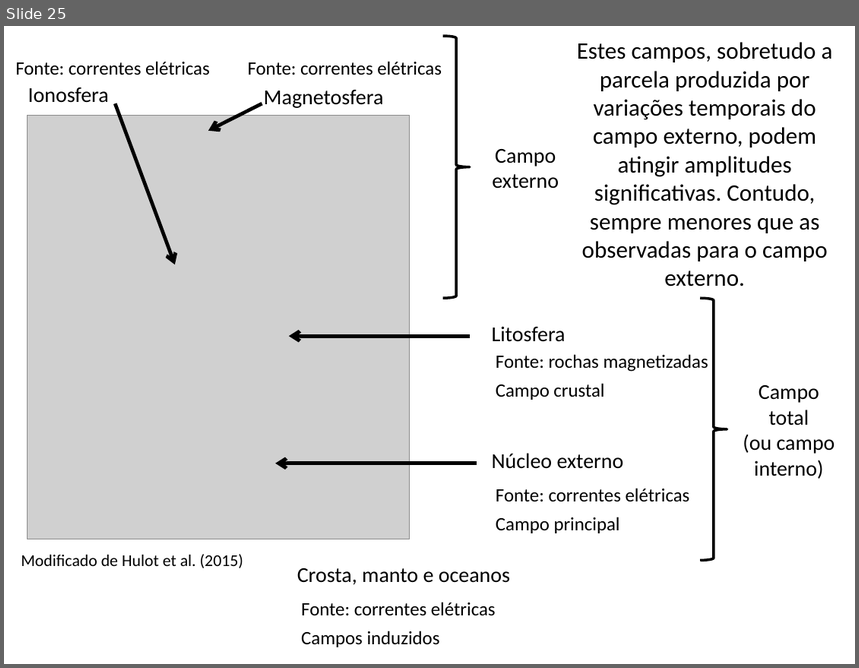
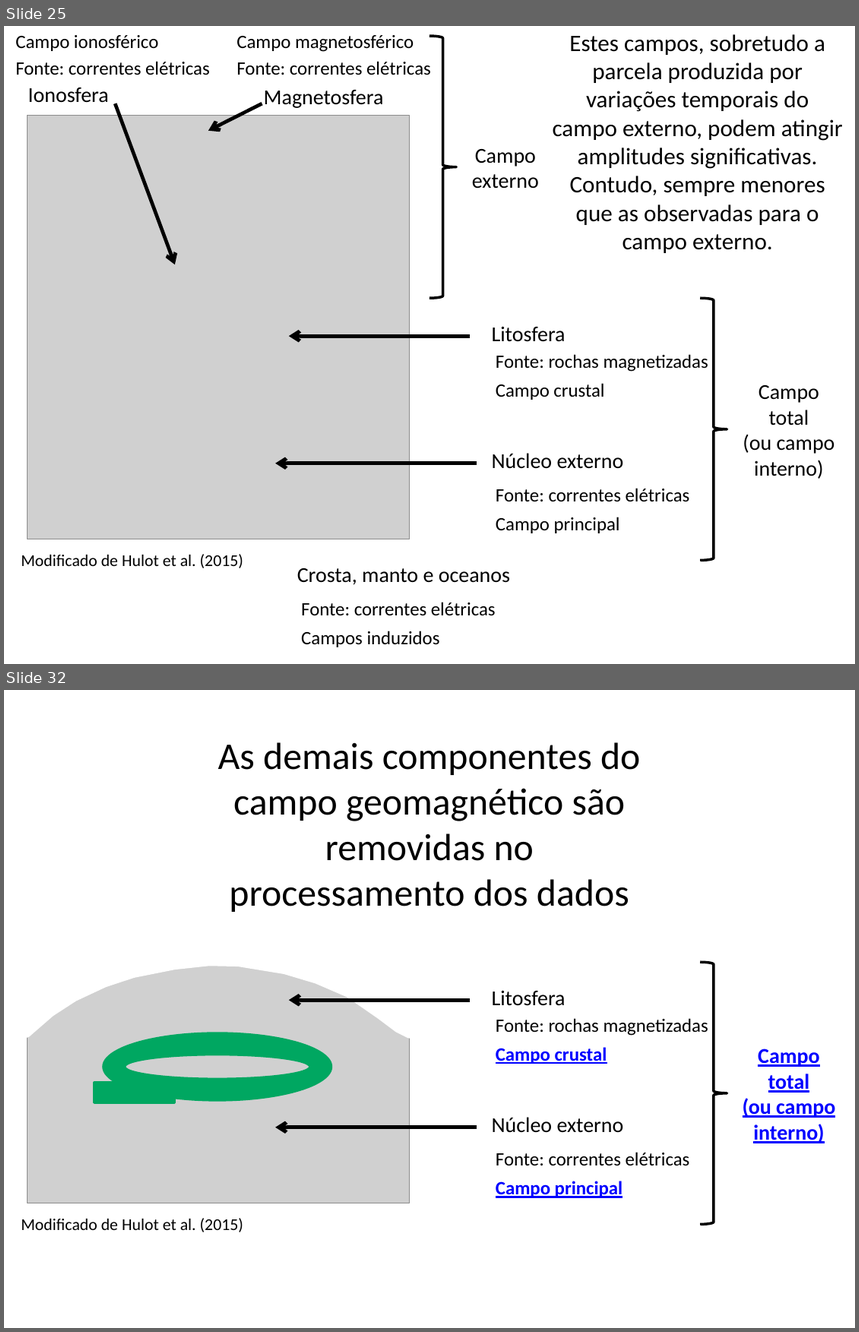
Before and after one commit to pinga-lab/CE-VII-SimBGf-2016, a slide deck: slides/4_anomalia_campo_total.pptx. Shown one above the other, each under a label of ours: slide 25 before the commit, slides 25 and 32 after it; the slides between them are not shown. The pictures are 859x668 and 859x1332 pixels, drawn with LibreOffice and Linux fonts; fonts in the diff are those of the drawing; grey boxes stand for pictures. Boxes give left, top, right and bottom in pixels: in the first picture for what was removed or moved away, otherwise in the second. Text is boxed around its words. In the diff, an @@ line names an element or a change of style, - is before the commit and + after.

Commit message:
descricao qualitativa da anomalia de campo total

```diff
--- a/slides/4_anomalia_campo_total.pptx
+++ b/slides/4_anomalia_campo_total.pptx
@@ slide 32 added at box(4, 690, 855, 1328), background #FFFFFF @@
@@ text added at box(218, 742, 640, 912), 32 pt, text #000000 @@
+As demais componentes do campo geomagnético são removidas no processamento dos dados
@@ freeform shape added at box(27, 778, 411, 1035), fill #FFFFFF, outline #FFFFFF 6 pt @@
@@ picture added at box(28, 780, 410, 1203) @@
@@ right brace added at box(700, 962, 727, 1224), outline #000000 2.25 pt @@
@@ arrow added from (470, 1000) to (289, 1000), #000000 3 pt @@
@@ text added at box(492, 990, 566, 1006), 18 pt, text #000000 @@
+Litosfera
@@ text added at box(496, 1018, 709, 1036), 16 pt, text #000000 @@
+Fonte: rochas magnetizadas
@@ donut added at box(104, 1034, 332, 1101), fill #00A761, outline #00A761 2 pt @@
@@ text added at box(496, 1047, 607, 1064), 16 pt, text #0000FF, bold, underline @@
+Campo crustal
@@ text added at box(743, 1049, 835, 1144), 18 pt, text #0000FF, bold, underline @@
+Campo total
+(ou campo interno)
@@ rectangle added at box(94, 1083, 174, 1103), fill #00A761, outline #00A761 2 pt @@
@@ text added at box(492, 1117, 624, 1133), 18 pt, text #000000 @@
+Núcleo externo
@@ arrow added from (477, 1128) to (275, 1128), #000000 3 pt @@
@@ text added at box(496, 1152, 690, 1166), 16 pt, text #000000 @@
+Fonte: correntes elétricas
@@ text added at box(496, 1181, 623, 1198), 16 pt, text #0000FF, bold, underline @@
+Campo principal
@@ text added at box(21, 1218, 243, 1233), 14 pt, text #000000 @@
+Modificado de Hulot et al. (2015)
@@ slide 25 changed as well @@
@@ text added at box(15, 35, 158, 51), 16 pt, text #000000 @@
+Campo ionosférico
@@ text added at box(237, 35, 414, 52), 16 pt, text #000000 @@
+Campo magnetosférico
@@ right brace: place and size @@
-right brace at box(443, 36, 470, 298)
+right brace at box(430, 36, 456, 298)
@@ text "Estes campos, sobretudo a parcela ..." rewrapped from box(577, 42, 833, 287) to box(553, 34, 843, 253) @@
@@ text "Fonte: correntes elétricas": place and size @@
-text "Fonte: correntes elétricas" at box(248, 61, 442, 75)
+text "Fonte: correntes elétricas" at box(237, 61, 431, 75)
@@ text "Campo": place and size @@
-text "Campo" at box(492, 149, 559, 189)
+text "Campo" at box(472, 149, 539, 189)
```
Also in this commit, not shown: 8 other slides changed, 53 other slides added, 2 other files.
